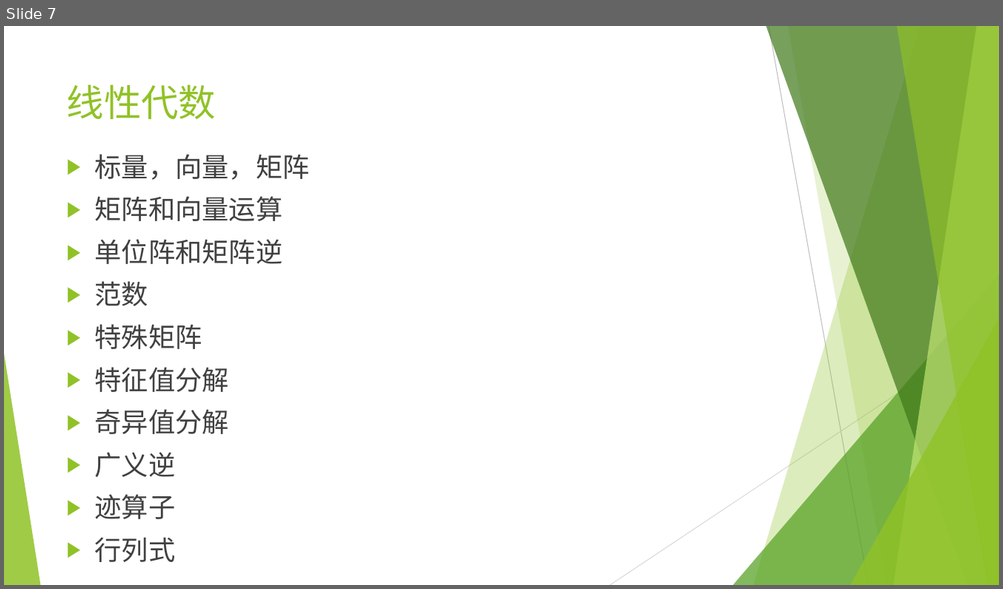
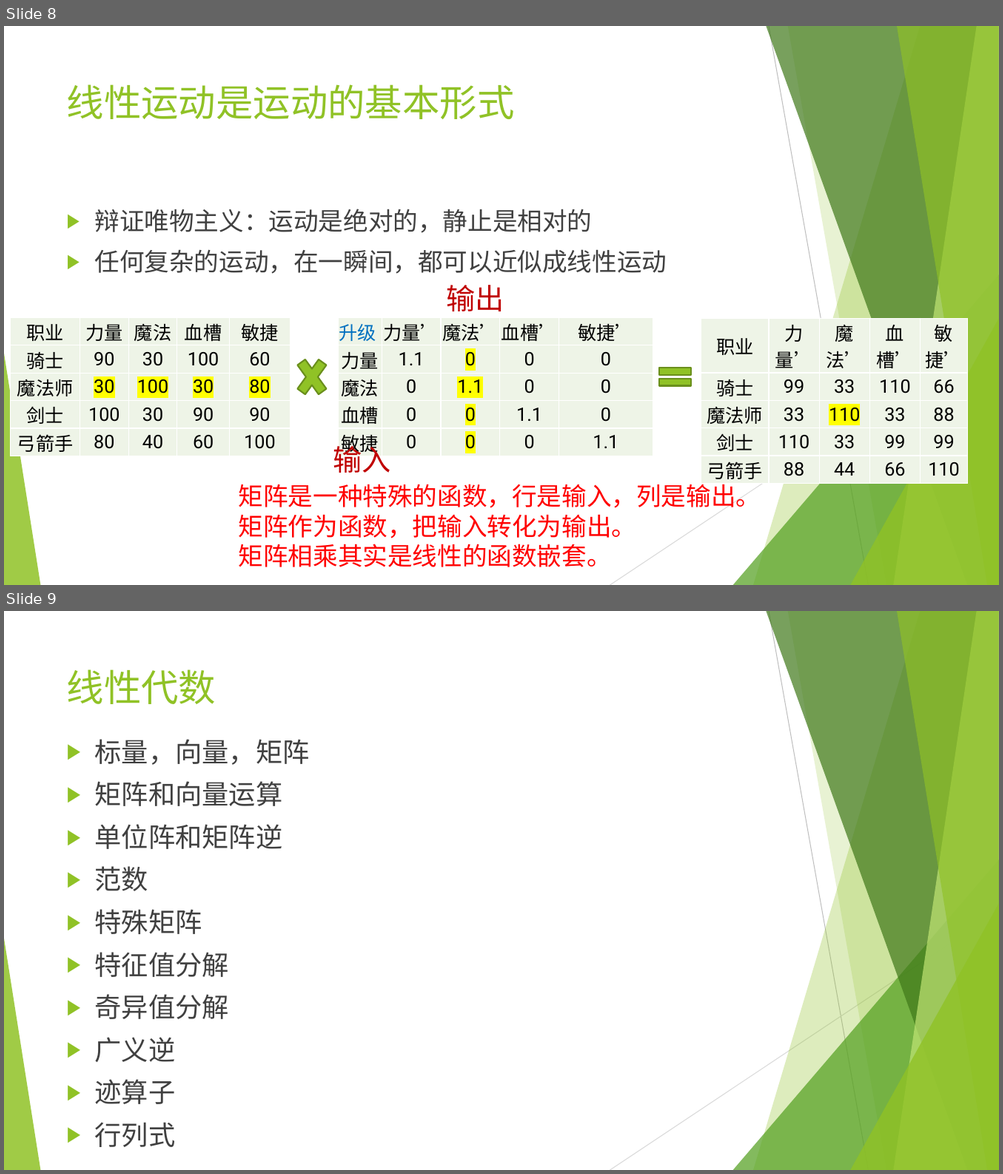
Before and after one commit to wangyi-fudan/BIOL130173, a slide deck: 1_linear_algebra.pptx. Shown one above the other, each under a label of ours: slide 7 before the commit, slides 8 and 9 after it. The pictures are 1003x589 and 1003x1174 pixels, drawn with LibreOffice and Linux fonts; fonts in the diff are those of the drawing. Boxes give left, top, right and bottom in pixels: in the first picture for what was removed or moved away, otherwise in the second. Text is boxed around its words. In the diff, an @@ line names an element or a change of style, - is before the commit and + after.

```diff
--- a/1_linear_algebra.pptx
+++ b/1_linear_algebra.pptx
@@ slide 8 added at bbox=[4, 26, 999, 585], background #FFFFFF; not listed: 10 template elements that a slide beside it also shows @@
@@ title added at bbox=[67, 84, 515, 119], 36 pt, text #90C226 @@
+线性运动是运动的基本形式
@@ text added at bbox=[95, 209, 667, 274], 24 pt, text #404040 @@
+▶ 辩证唯物主义：运动是绝对的，静止是相对的
+▶ 任何复杂的运动，在一瞬间，都可以近似成线性运动
@@ text added at bbox=[446, 285, 504, 312], 28 pt, text #C00000 @@
+输出
@@ table added at bbox=[11, 318, 290, 455], 5 rows, 5 columns @@
+职业 | 力量 | 魔法 | 血槽 | 敏捷
+骑士 | 90 | 30 | 100 | 60
+魔法师 | 30 | 100 | 30 | 80
+剑士 | 100 | 30 | 90 | 90
+弓箭手 | 80 | 40 | 60 | 100
@@ table added at bbox=[338, 318, 652, 458], 5 rows, 5 columns @@
+升级 | 力量’ | 魔法’ | 血槽’ | 敏捷’
+力量 | 1.1 | 0 | 0 | 0
+魔法 | 0 | 1.1 | 0 | 0
+血槽 | 0 | 0 | 1.1 | 0
+敏捷 | 0 | 0 | 0 | 1.1
@@ table added at bbox=[701, 318, 969, 483], 5 rows, 5 columns @@
+职业 | 力量’ | 魔法’ | 血槽’ | 敏捷’
+骑士 | 99 | 33 | 110 | 66
+魔法师 | 33 | 110 | 33 | 88
+剑士 | 110 | 33 | 99 | 99
+弓箭手 | 88 | 44 | 66 | 110
@@ cross added at bbox=[291, 349, 333, 406], fill #90C226, outline #6B901C 1.5 pt @@
@@ math equal added at bbox=[653, 362, 697, 393], fill #90C226, outline #6B901C 1.5 pt @@
@@ text added at bbox=[333, 441, 391, 473], 28 pt, text #C00000 @@
+输入
@@ text added at bbox=[239, 484, 761, 568], 24 pt, text #FF0000 @@
+矩阵是一种特殊的函数，行是输入，列是输出。
+矩阵作为函数，把输入转化为输出。
+矩阵相乘其实是线性的函数嵌套。
@@ what was slide 7 is now slide 9 @@
```
Also in this commit, not shown: 1 slide changed, 19 other slides added.
